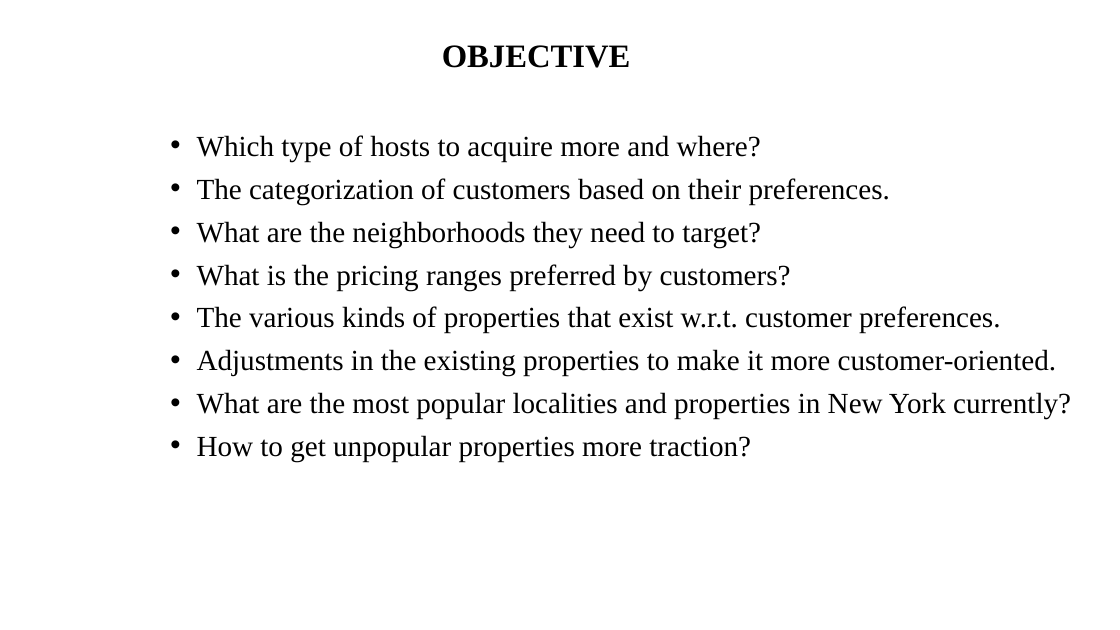
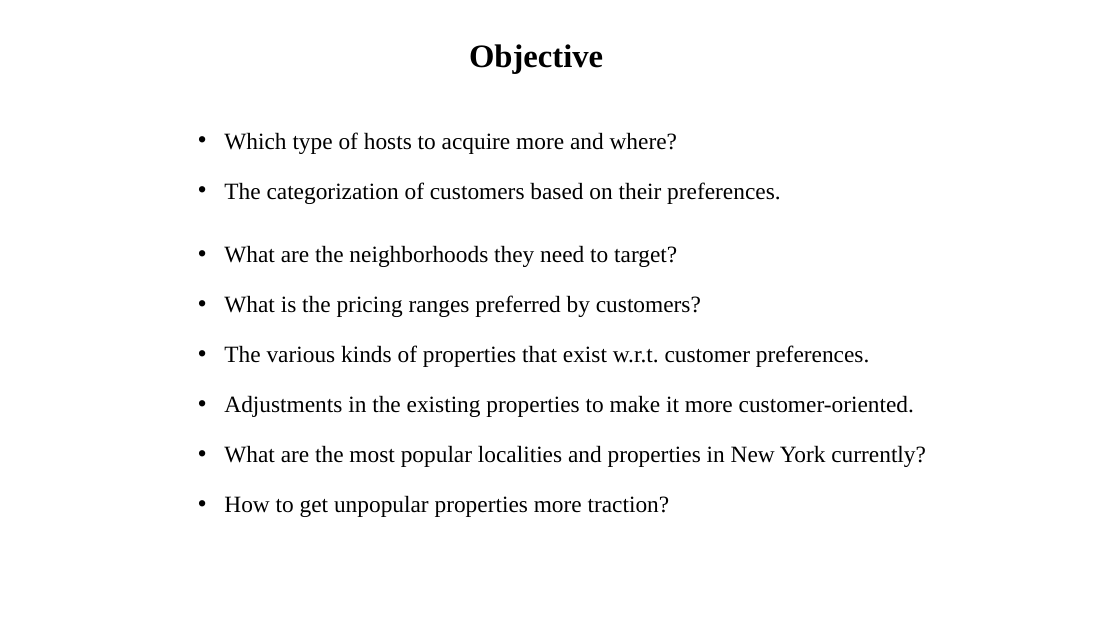
Before and after one commit to sagarbarge/Airbnb_NYC_Storytelling, a slide deck: slide 3 of Presentation_1_Analyst.pptx. Drawn at 1120x630 pixels with LibreOffice and Linux fonts; fonts in the diff are those of the drawing. Boxes give left, top, right and bottom in pixels: in the first picture for what was removed or moved away, otherwise in the second. Text is boxed around its words. In the diff, an @@ line names an element or a change of style, - is before the commit and + after.

```diff
--- a/Presentation_1_Analyst.pptx
+++ b/Presentation_1_Analyst.pptx
@@ text at (x1=469, y1=44, x2=603, y2=73): text changed @@
-OBJECTIVE
+Objective
@@ text "Which type of hosts to ..." moved from (x1=197, y1=135, x2=1071, y2=462) to (x1=224, y1=132, x2=926, y2=517) @@
@@ text "Which type of hosts to ..." at (x1=224, y1=132, x2=926, y2=517): size 25 to 20 pt; line spacing 1 to 1.5; line spacing 1 to 2 @@
```
Also in this commit, not shown: 4 other slides changed, 8 slides added, 5 slides removed, 21 other files.
